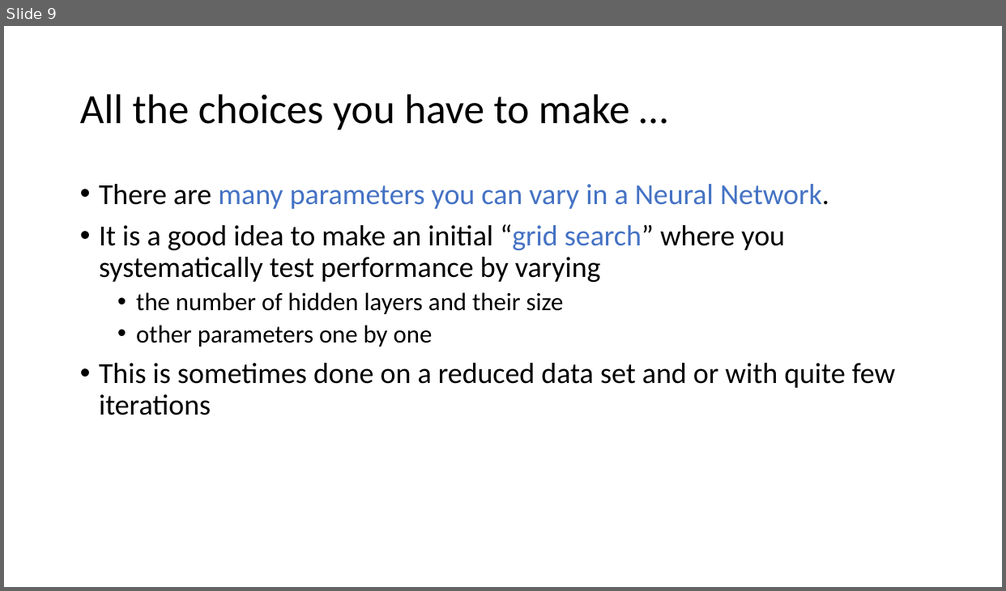
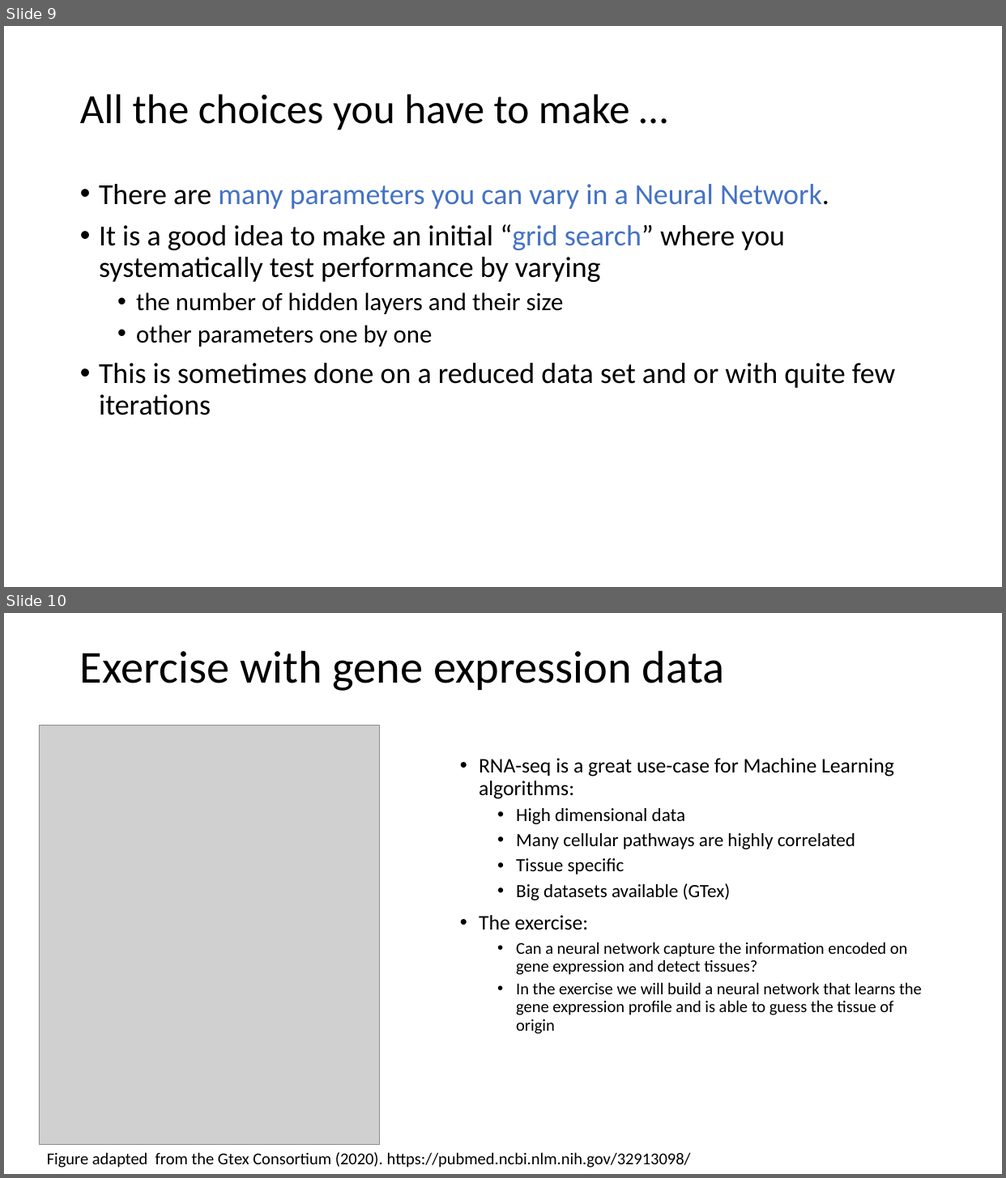
Before and after one commit to Center-for-Health-Data-Science/IntroToML, a slide deck: Day2/NNintro2.pptx. Shown one above the other, each under a label of ours: slide 9 before the commit, slides 9 and 10 after it. The pictures are 1006x591 and 1006x1178 pixels, drawn with LibreOffice and Linux fonts; fonts in the diff are those of the drawing; grey boxes stand for pictures. Boxes give left, top, right and bottom in pixels: in the first picture for what was removed or moved away, otherwise in the second. Text is boxed around its words. In the diff, an @@ line names an element or a change of style, - is before the commit and + after.

Commit message:
Day2 slide update

```diff
--- a/Day2/NNintro2.pptx
+++ b/Day2/NNintro2.pptx
@@ slide 10 added at [4,613,1002,1174], background #FFFFFF @@
@@ title added at [80,650,724,691], 44 pt, text #000000 @@
+Exercise with gene expression data
@@ picture added at [39,726,379,1144] @@
@@ text added at [479,758,922,1034], 16 pt, text #000000 @@
+• RNA-seq is a great use-case for Machine Learning algorithms:
+  • High dimensional data
+  • Many cellular pathways are highly correlated
+  • Tissue specific
+  • Big datasets available (GTex)
+• The exercise:
+  • Can a neural network capture the information encoded on gene expression and detect tissues?
+  • In the exercise we will build a neural network that learns the gene expression profile and is able to guess the tissue of origin
@@ text added at [47,1152,691,1168], 16 pt, text #000000 @@
+Figure adapted from the Gtex Consortium (2020). https://pubmed.ncbi.nlm.nih.gov/32913098/
```
Also in this commit, not shown: 1 slide removed, 4 other files.
